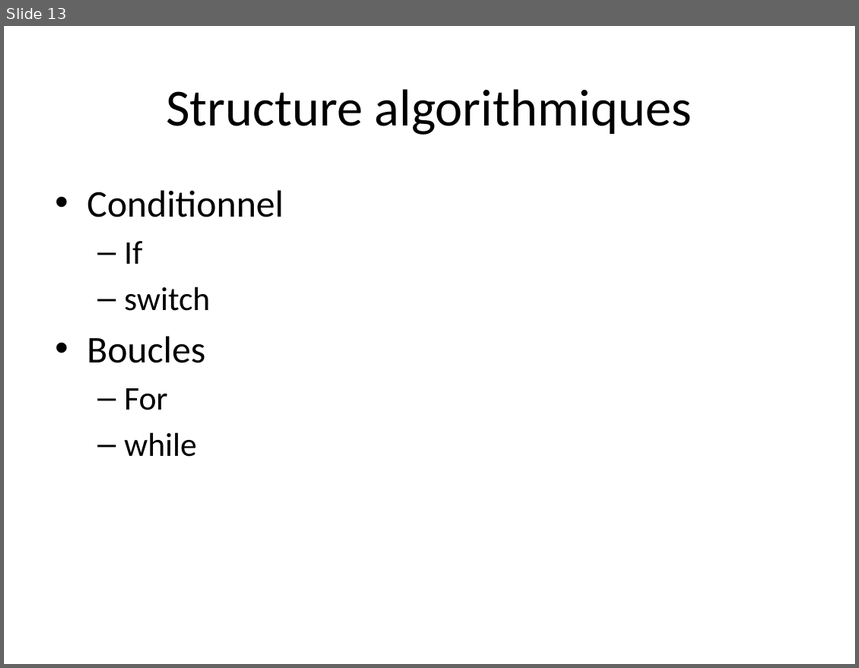
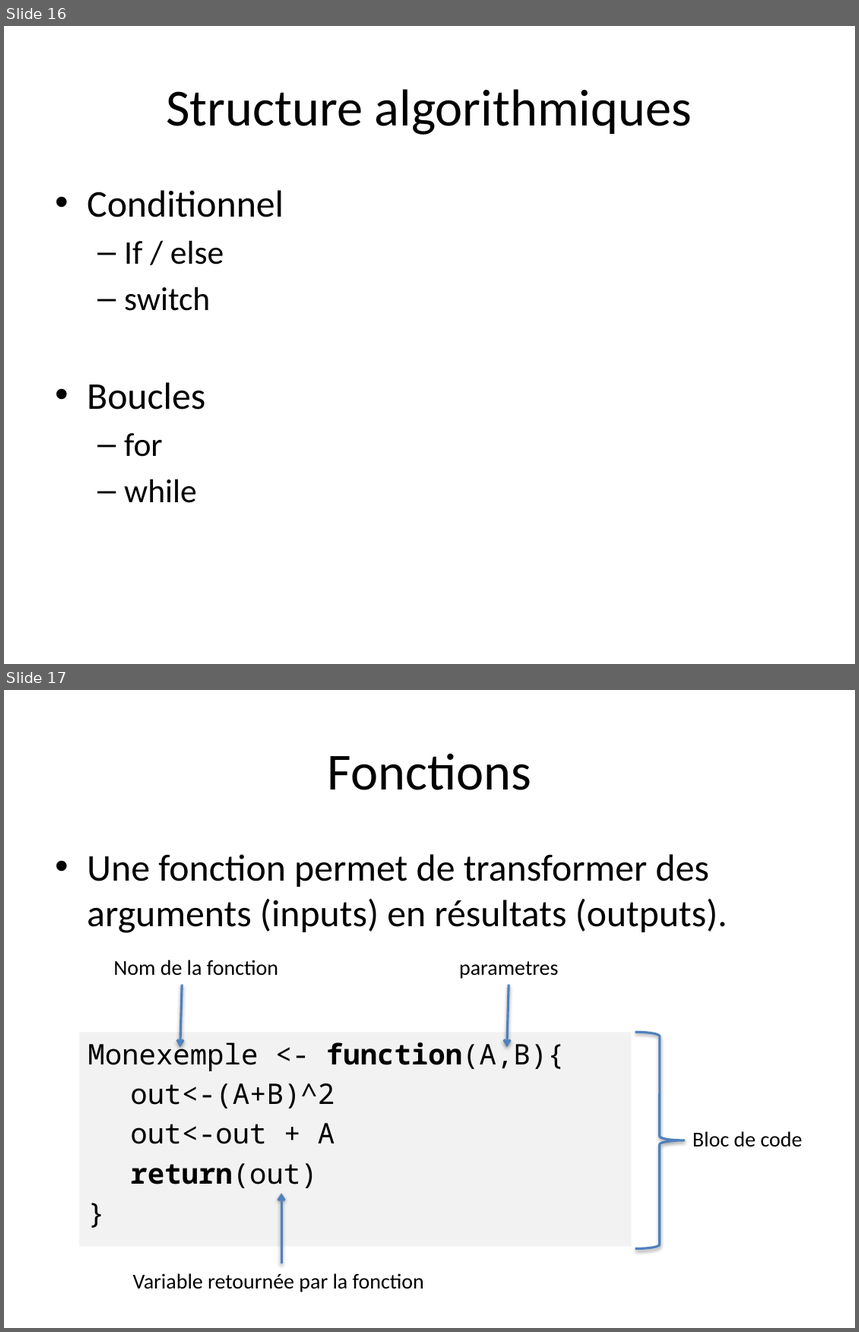
Before and after one commit to PF-BB/CentraleSupelec-R-genomics, a slide deck: docs/source/TP1/TP1_20161027_introR.pptx. Shown one above the other, each under a label of ours: slide 13 before the commit, slides 16 and 17 after it. The pictures are 859x668 and 859x1332 pixels, drawn with LibreOffice and Linux fonts; fonts in the diff are those of the drawing. Boxes give left, top, right and bottom in pixels: in the first picture for what was removed or moved away, otherwise in the second. Text is boxed around its words. In the diff, an @@ line names an element or a change of style, - is before the commit and + after.

```diff
--- a/docs/source/TP1/TP1_20161027_introR.pptx
+++ b/docs/source/TP1/TP1_20161027_introR.pptx
@@ slide 17 added at (x1=4, y1=690, x2=855, y2=1328), background #FFFFFF @@
@@ title added at (x1=328, y1=753, x2=531, y2=790), 44 pt, text #000000 @@
+Fonctions
@@ text added at (x1=87, y1=854, x2=728, y2=933), 32 pt, text #000000 @@
+• Une fonction permet de transformer des arguments (inputs) en résultats (outputs).
@@ group added at (x1=80, y1=960, x2=803, y2=1293): 4 texts, 3 arrows, 1 rectangle, 1 right brace @@
+Monexemple <- function(A,B){
+out<-(A+B)^2
+out<-out + A
+return(out)
+}
+Nom de la fonction
+Variable retournée par la fonction
+parametres
+Bloc de code
@@ what was slide 13 is now slide 16 @@
@@ slide 16 changed as well @@
@@ text at (x1=124, y1=240, x2=224, y2=265): text changed @@
-  – If
+  – If / else
@@ text at (x1=124, y1=433, x2=162, y2=457): text changed @@
-  – For
+  – for
```
Also in this commit, not shown: 3 other slides changed, 14 other slides added, 15 slides removed.
